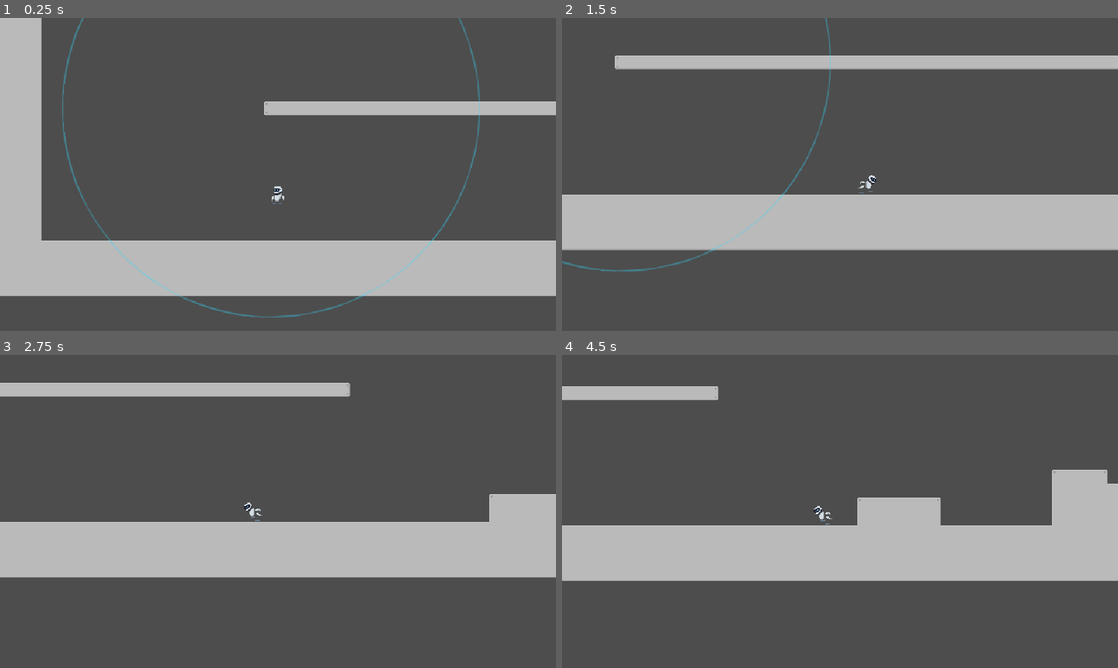
Above: before the commit, frames 1-4 (two rows, left to right).
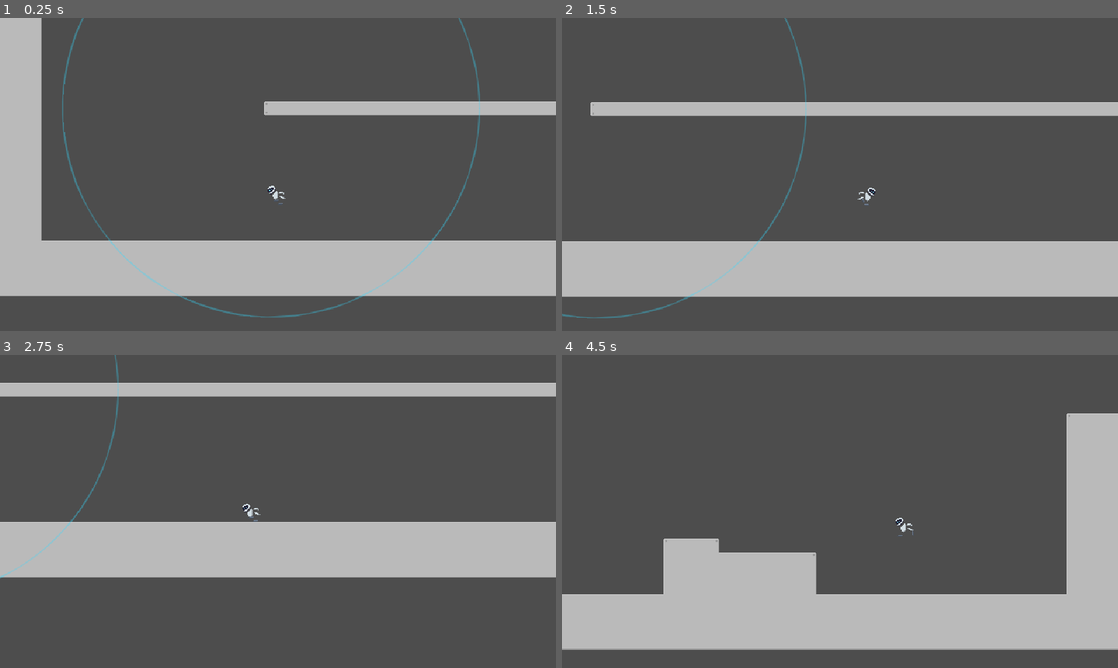
Above: after the commit, the same moments.

Repository: thatoneperson10/platformer-game
Game: Godot game, scene res://scenes/levels/level_01.tscn
Two runs of this game, one before a commit and one after it. Both use one fixed random seed, a clock stepped at 60 frames per second and the inputs below. The project has no main scene, so this scene is started directly.
Inputs (mouse positions are in pixels of both pictures, inside the frame that each line leads up to):
- Up to frame 1 (0.25 s): no input
- Up to frame 2 (1.5 s): tap Enter at 0.5 s; move the mouse to (962, 158) at 0.52 s; hold Right (move_right) from 0.53 s (still down); tap X (dash) at 0.6 s; click (962, 158) at 0.67 s; tap Z (jump) at 0.77 s; tap C (grapple) at 0.8, 1.35 s; move the mouse to (728, 190) at 1.27 s
- Up to frame 3 (2.75 s): tap Z (jump) at 1.52 s; tap X (dash) at 1.55 s; move the mouse to (333, 442) at 2.02 s; release Right (move_right) at 2.03 s; hold Left (move_left) from 2.03 s (still down); tap Down (aim_down) at 2.1 s; tap C (grapple) at 2.3 s
- Up to frame 4 (4.5 s): move the mouse to (812, 574) at 2.77 s; release Left (move_left) at 2.78 s; hold Right (move_right) 2.78-4.28 s; tap Up (aim_up) at 2.85 s; click (812, 574) at 2.92 s; tap Z (jump) at 3.02, 3.77 s; tap X (dash) at 3.05, 3.6 s; move the mouse to (1006, 558) at 3.52 s; tap C (grapple) at 3.8, 4.35 s; move the mouse to (673, 464) at 4.27 s; hold Left (move_left) from 4.28 s (still down)

The runs differ from the first frame. In frame 1, less than 0.1% of the frame differs, in the area x 48-52%, y 53-60%; in frame 2, 39%, in the area x 0-100%, y 0-96%; in frame 3, 3.0%; in frame 4, 37%.

Commit message:
added dash trails

Diff:
--- /dev/null
+++ b/scenes/player/afterimage_component.gd
@@ -0,0 +1,96 @@
+
+extends Node
+
+@export_group("Afterimages")
+@export var enabled: bool = true
+@export var spawn_interval: float = 0.025
+@export var fade_duration: float = 0.25
+@export var afterimage_color: Color = Color(0.25, 0.85, 1.0, 0.8)
+@export var ghost_z_index: int = 5
+
+@onready var player: CharacterBody2D = get_parent()
+@onready var sprite: AnimatedSprite2D = player.get_node("AnimatedSprite2D")
+
+var spawn_timer: float = 0.0
+var was_dashing: bool = false
+var active_ghosts: Array[Sprite2D] = []
+
+func update_afterimages(delta: float, dash_active: bool) -> void:
+	if not enabled or not dash_active:
+		was_dashing = false
+		spawn_timer = 0.0
+		return
+
+	var interval: float = maxf(spawn_interval, 0.001)
+
+	if not was_dashing:
+		was_dashing = true
+		spawn_timer = 0.0
+
+	spawn_timer -= delta
+
+	while spawn_timer <= 0.0:
+		spawn_afterimage()
+		spawn_timer += interval
+
+func spawn_afterimage() -> void:
+	if sprite.sprite_frames == null:
+		return
+
+	if not sprite.sprite_frames.has_animation(sprite.animation):
+		return
+
+	var texture: Texture2D = sprite.sprite_frames.get_frame_texture(
+		sprite.animation,
+		sprite.frame
+	)
+
+	if texture == null:
+		return
+
+	var world: Node = get_tree().current_scene
+
+	if world == null:
+		return
+
+	var ghost: Sprite2D = Sprite2D.new()
+
+	ghost.texture = texture
+	ghost.centered = sprite.centered
+	ghost.offset = sprite.offset
+	ghost.flip_h = sprite.flip_h
+	ghost.flip_v = sprite.flip_v
+	ghost.texture_filter = CanvasItem.TEXTURE_FILTER_NEAREST
+	ghost.modulate = afterimage_color
+	ghost.z_index = ghost_z_index
+
+	world.add_child(ghost)
+	ghost.global_transform = sprite.global_transform
+
+	active_ghosts.append(ghost)
+
+	ghost.tree_exiting.connect(
+		func() -> void:
+			active_ghosts.erase(ghost)
+	)
+
+	var tween: Tween = ghost.create_tween()
+
+	tween.tween_property(
+		ghost,
+		"modulate:a",
+		0.0,
+		maxf(fade_duration, 0.01)
+	)
+
+	tween.tween_callback(ghost.queue_free)
+
+func reset_afterimages() -> void:
+	was_dashing = false
+	spawn_timer = 0.0
+
+	for ghost in active_ghosts.duplicate():
+		if is_instance_valid(ghost):
+			ghost.queue_free()
+
+	active_ghosts.clear()
--- a/scenes/player/animation_component.gd
+++ b/scenes/player/animation_component.gd
@@ -1,4 +1,10 @@
 extends Node
+
+@export_group("Run Animation")
+@export var reference_run_speed: float = 250.0
+@export var minimum_run_scale: float = 0.6
+@export var maximum_run_scale: float = 2.0
+@export var run_animation_threshold: float = 10.0
 
 @onready var player: CharacterBody2D = get_parent()
 @onready var sprite: AnimatedSprite2D = player.get_node("AnimatedSprite2D")
@@ -27,12 +33,29 @@
 		animation_name = "wall_slide"
 	elif not player.is_on_floor():
 		animation_name = "jump" if player.velocity.y < 0.0 else "fall"
-	elif absf(player.velocity.x) > 10.0:
+	elif absf(player.velocity.x) > run_animation_threshold:
 		animation_name = "run"
 
 	if not sprite.sprite_frames.has_animation(animation_name):
-		animation_name = "run" if absf(player.velocity.x) > 10.0 else "idle"
+		if player.is_on_floor() and absf(player.velocity.x) <= run_animation_threshold:
+			animation_name = "idle"
+		else:
+			animation_name = "run"
 
-	if sprite.sprite_frames.has_animation(animation_name):
-		if sprite.animation != animation_name or not sprite.is_playing():
-			sprite.play(animation_name)
+	if not sprite.sprite_frames.has_animation(animation_name):
+		return
+
+	if sprite.animation != animation_name or not sprite.is_playing():
+		sprite.play(animation_name)
+
+	if animation_name == "run":
+		var horizontal_speed: float = absf(player.velocity.x)
+		var speed_ratio: float = horizontal_speed / maxf(reference_run_speed, 1.0)
+
+		sprite.speed_scale = clampf(
+			speed_ratio,
+			minimum_run_scale,
+			maximum_run_scale
+		)
+	else:
+		sprite.speed_scale = 1.0
--- a/scenes/player/player.gd
+++ b/scenes/player/player.gd
@@ -6,6 +6,7 @@
 @onready var wall = $WallMovementComponent
 @onready var slam = $SlamComponent
 @onready var grapple = $GrappleComponent
+@onready var afterimage = $AfterimageComponent
 @onready var animation_component = get_node_or_null("AnimationComponent")
 
 var spawn_position: Vector2
@@ -20,6 +21,8 @@
 		dash.facing_direction = horizontal
 
 	dash.update_dash(delta)
+
+	var dash_visual_active: bool = dash.is_dashing or dash.dash_ended_this_frame
 
 	grapple.update_input()
 
@@ -42,7 +45,9 @@
 	movement.update_movement(
 		delta,
 		movement_locked,
-		wall.is_horizontal_locked() or (grapple.is_grappling and not is_on_floor())
+		wall.is_horizontal_locked() or (
+			grapple.is_grappling and not is_on_floor()
+		)
 	)
 
 	wall.update_wall_movement(
@@ -60,6 +65,8 @@
 
 	if animation_component:
 		animation_component.update_animation()
+
+	afterimage.update_afterimages(delta, dash_visual_active)
 
 func respawn() -> void:
 	grapple.reset_grapple()
@@ -85,4 +92,6 @@
 	movement.coyote_timer = 0.0
 	movement.jump_buffer_timer = 0.0
 
+	afterimage.reset_afterimages()
+
 	reset_physics_interpolation()
--- a/scenes/player/player.tscn
+++ b/scenes/player/player.tscn
@@ -10,6 +10,7 @@
 [ext_resource type="Script" uid="uid://dtcjr80upugwd" path="res://scripts/components/slam_component.gd" id="7_0owmy"]
 [ext_resource type="Script" uid="uid://crdep5v1cqyae" path="res://scripts/components/grapple_component.gd" id="8_qek5x"]
 [ext_resource type="Script" uid="uid://cp1my8cxfjrox" path="res://scenes/player/animation_component.gd" id="10_h17s1"]
+[ext_resource type="Script" uid="uid://bxt870msiphym" path="res://scenes/player/afterimage_component.gd" id="11_je7p5"]
 
 [sub_resource type="AtlasTexture" id="AtlasTexture_je7p5"]
 atlas = ExtResource("3_h17s1")
@@ -93,7 +94,7 @@
 texture_filter = 1
 sprite_frames = SubResource("SpriteFrames_n3o4e")
 animation = &"run"
-frame_progress = 0.09272442
+frame_progress = 0.8306414
 
 [node name="CollisionShape2D" type="CollisionShape2D" parent="." unique_id=406197798]
 position = Vector2(0, 1.5)
@@ -109,8 +110,6 @@
 
 [node name="DashComponent" type="Node" parent="." unique_id=984743055]
 script = ExtResource("5_p47bc")
-dash_boost = 520.0
-dash_duration = 0.01
 
 [node name="WallMovementComponent" type="Node" parent="." unique_id=2072381379]
 script = ExtResource("6_75vfm")
@@ -128,3 +127,8 @@
 
 [node name="AnimationComponent" type="Node" parent="." unique_id=387981310]
 script = ExtResource("10_h17s1")
+
+[node name="AfterimageComponent" type="Node" parent="." unique_id=1922987719]
+script = ExtResource("11_je7p5")
+spawn_interval = 0.05
+fade_duration = 0.5
Not shown, added: scenes/player/afterimage_component.gd.uid
